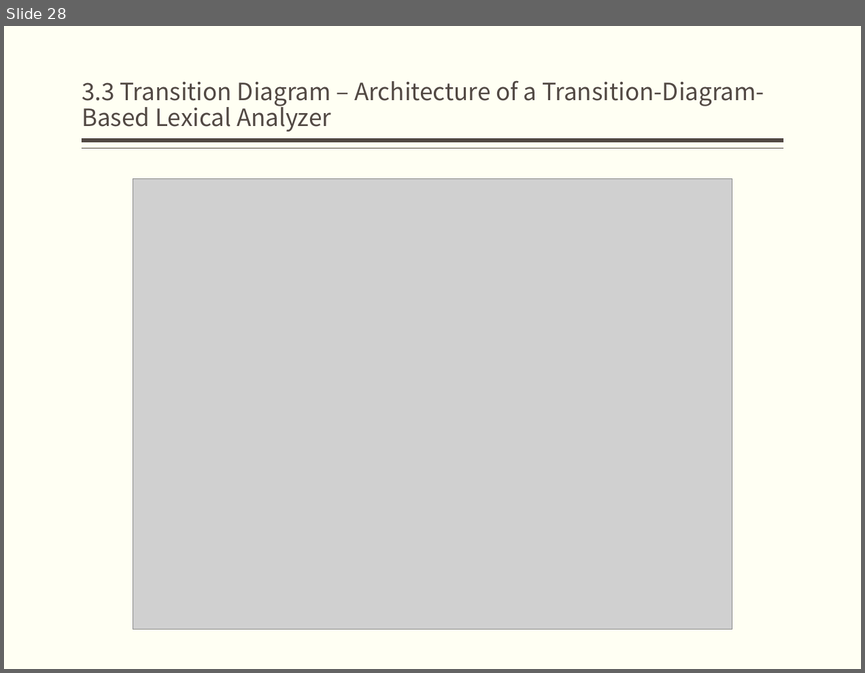
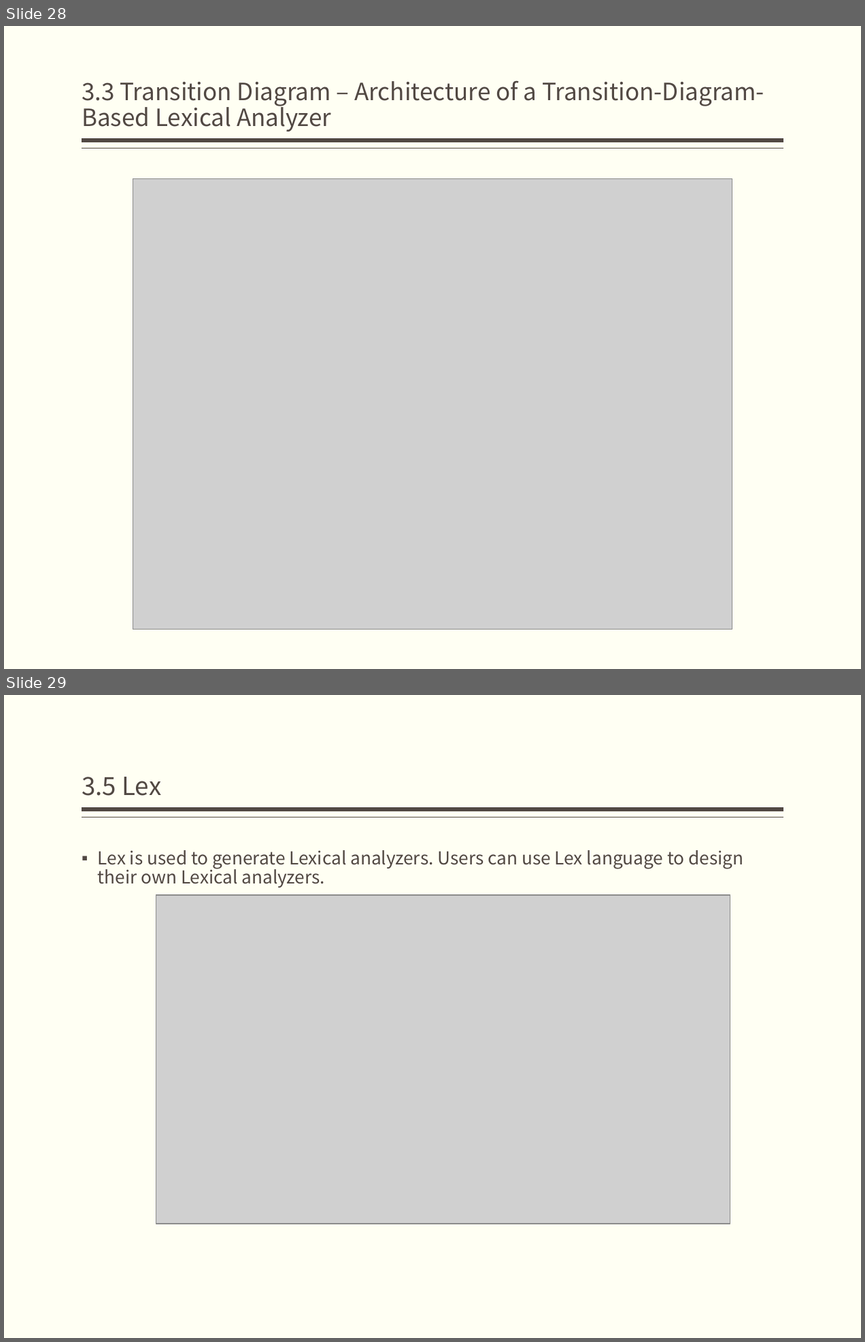
Before and after one commit to bonkboykz/jz81.github.io, a slide deck: course/compiler/LectureNotes/(Spring2017)Lecture3.pptx. Shown one above the other, each under a label of ours: slide 28 before the commit, slides 28 and 29 after it. The pictures are 865x673 and 865x1342 pixels, drawn with LibreOffice and Linux fonts; fonts in the diff are those of the drawing; grey boxes stand for pictures. Boxes give left, top, right and bottom in pixels: in the first picture for what was removed or moved away, otherwise in the second. Text is boxed around its words. In the diff, an @@ line names an element or a change of style, - is before the commit and + after.

```diff
--- a/course/compiler/LectureNotes/(Spring2017)Lecture3.pptx
+++ b/course/compiler/LectureNotes/(Spring2017)Lecture3.pptx
@@ slide 29 added at [4,695,861,1338], background #FFFFF3; not listed: 2 template elements that a slide beside it also shows @@
@@ title added at [82,777,161,796], 21 pt, text #514843 @@
+3.5 Lex
@@ text added at [98,850,744,887], 15 pt, text #514843 @@
+▪ Lex is used to generate Lexical analyzers. Users can use Lex language to design their own Lexical analyzers.
@@ picture added at [156,895,730,1223] @@
```
Also in this commit, not shown: 1 slide changed, 6 other slides added.
